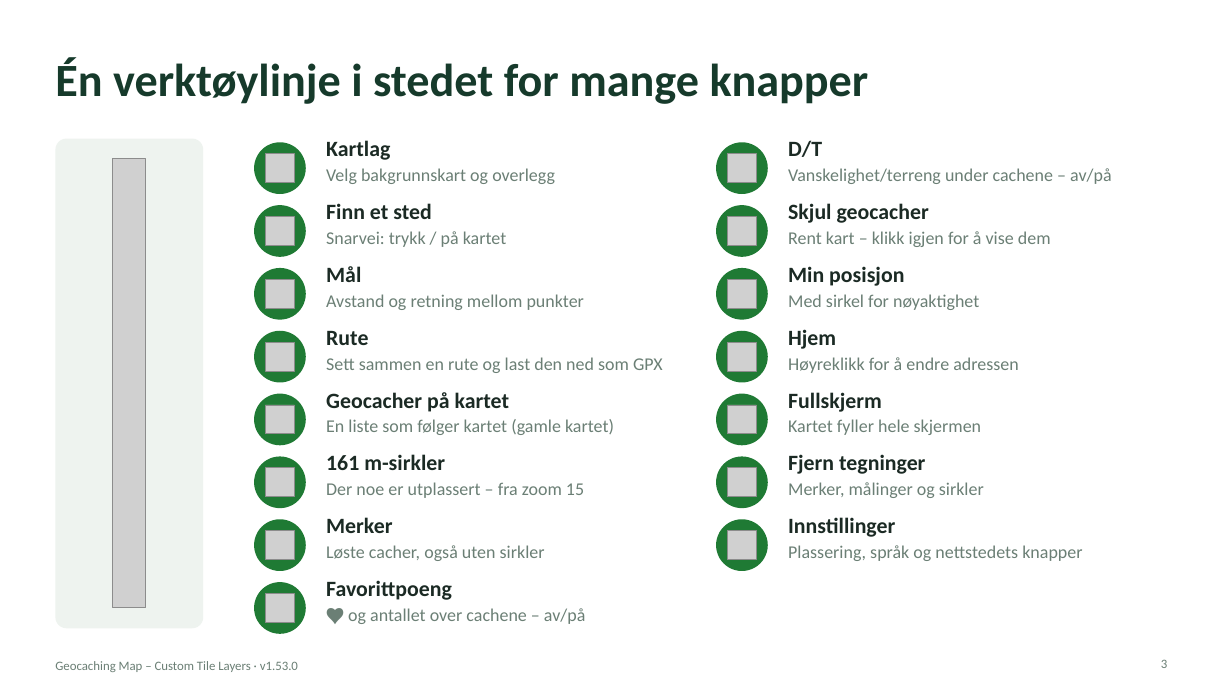
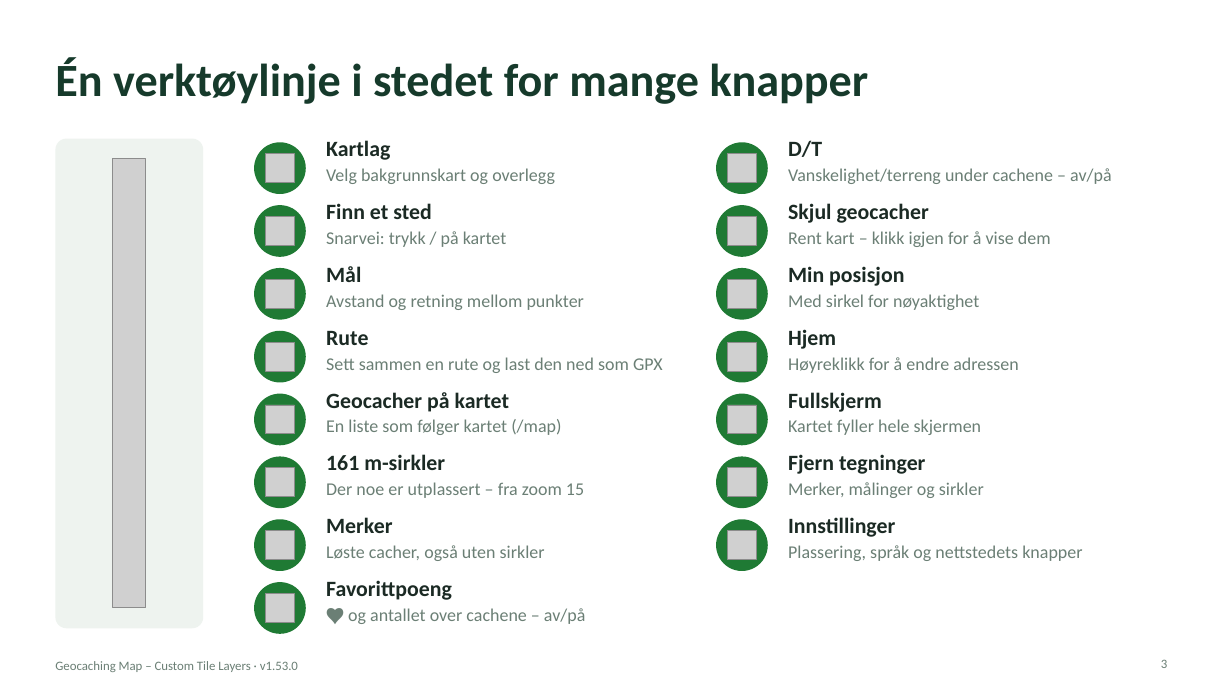
Before and after one commit to knutos/custom-tiles, a slide deck: slide 3 of docs/Geocaching-Map-Custom-Tile-Layers-Presentasjon.pptx. Drawn at 1232x693 pixels with LibreOffice and Linux fonts; fonts in the diff are those of the drawing; grey boxes stand for pictures. Boxes give left, top, right and bottom in pixels: in the first picture for what was removed or moved away, otherwise in the second. Text is boxed around its words. In the diff, an @@ line names an element or a change of style, - is before the commit and + after.

```diff
--- a/docs/Geocaching-Map-Custom-Tile-Layers-Presentasjon.pptx
+++ b/docs/Geocaching-Map-Custom-Tile-Layers-Presentasjon.pptx
@@ text at (x1=326, y1=419, x2=561, y2=435): text changed @@
-En liste som følger kartet (gamle kartet)
+En liste som følger kartet (/map)
```
Also in this commit, not shown: 1 other slide changed, 8 other files.
